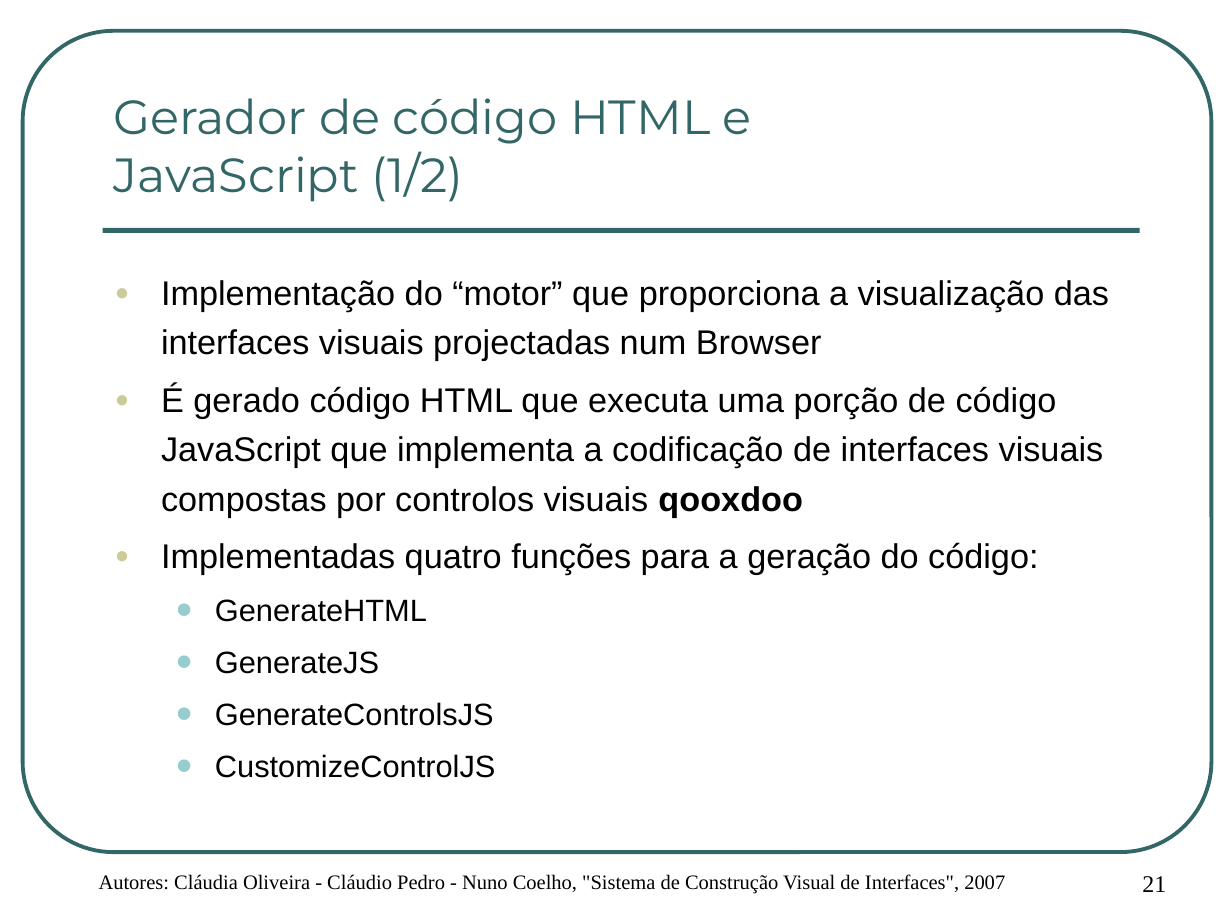
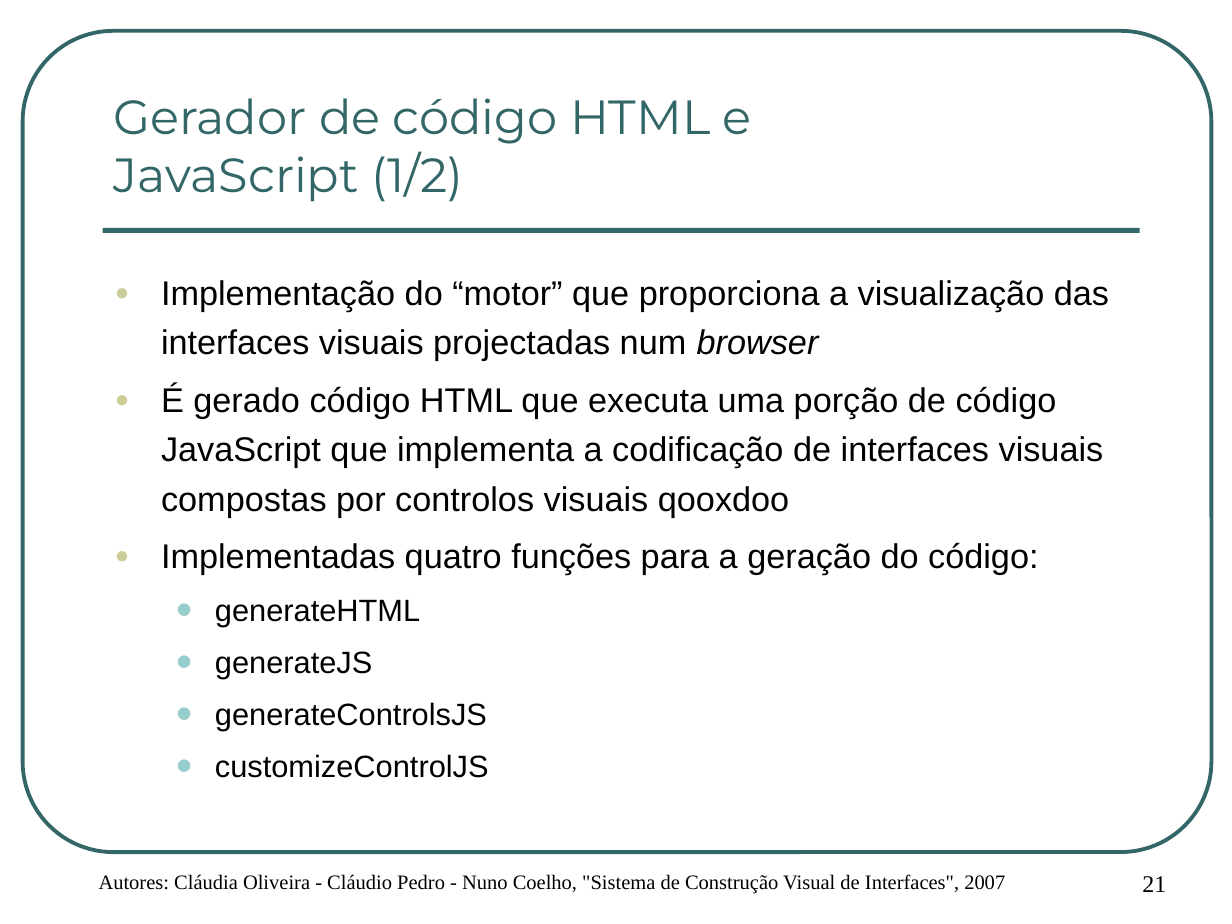
Before and after one commit to cpedro84/qooxdooguibuilder, a slide deck: slide 21 of apresentacao/Apresentação de Projecto.ppt. Drawn at 1232x924 pixels with LibreOffice and Linux fonts; fonts in the diff are those of the drawing; background and template pictures are left out. Boxes give left, top, right and bottom in pixels: in the first picture for what was removed or moved away, otherwise in the second. Text is boxed around its words. In the diff, an @@ line names an element or a change of style, - is before the commit and + after.

```diff
--- a/apresentacao/Apresentação de Projecto.ppt
+++ b/apresentacao/Apresentação de Projecto.ppt
@@ text at (161, 280, 1109, 361): text changed @@
-● Implementação do “motor” que proporciona a visualização das interfaces visuais projectadas num Browser
+● Implementação do “motor” que proporciona a visualização das interfaces visuais projectadas num browser
@@ text at (161, 385, 1104, 517): bold off in "qooxdoo" @@
@@ text at (215, 599, 489, 778): text changed @@
-  • GenerateHTML
-  • GenerateJS
-  • GenerateControlsJS
-  • CustomizeControlJS
+  • generateHTML
+  • generateJS
+  • generateControlsJS
+  • customizeControlJS
```
Also in this commit, not shown: 13 other slides changed, 3 other files.
